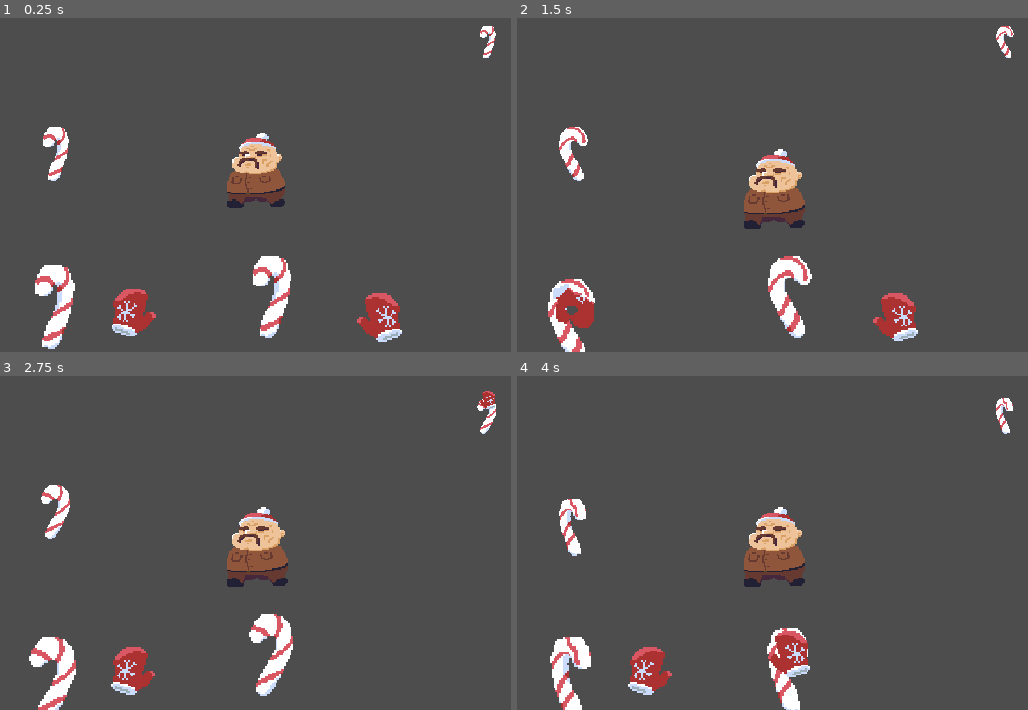
Above: before the commit, frames 1-4 (two rows, left to right).
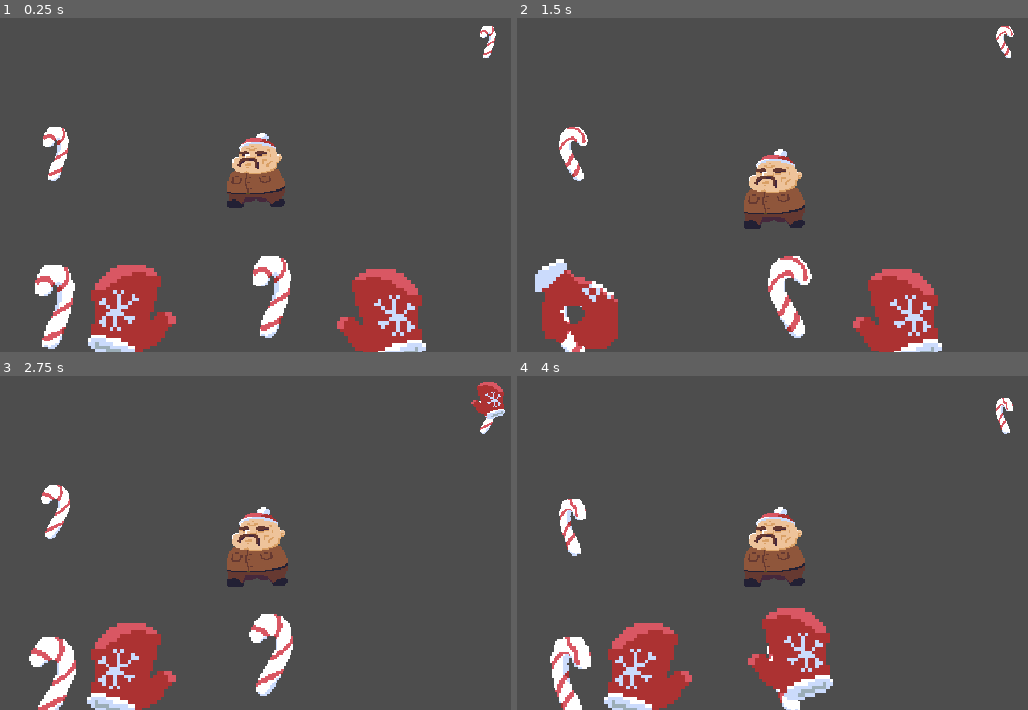
Above: after the commit, the same moments.

Repository: ryan-druffel/game-jam-dec-2024
Game: Godot game, scene res://world/world.tscn
Same seed, same stepped clock (60 frames per second), same inputs: the game is played once before the commit and once after it.
Inputs (mouse positions are in pixels of both pictures, inside the frame that each line leads up to):
- Up to frame 1 (0.25 s): no input
- Up to frame 2 (1.5 s): move the mouse to (772, 171) at 0.52 s; click (772, 171) at 0.67 s; move the mouse to (568, 305) at 1.27 s; click (568, 305) at 1.42 s
- Up to frame 3 (2.75 s): move the mouse to (485, 399) at 2.02 s; click (485, 399) at 2.17 s
- Up to frame 4 (4 s): move the mouse to (573, 512) at 2.77 s; click (573, 512) at 2.92 s; move the mouse to (787, 653) at 3.52 s; click (787, 653) at 3.67 s

The runs differ from the first frame. In frame 1, 5.5% of the frame differs, in the area x 17-84%, y 73-100%; in frame 2, 5.2%; in frame 3, 3.3%; in frame 4, 5.5%.

Commit message:
Utility for scaling stuff vertically

Diff:
--- a/dumptruck-dave/characters/player/player_hands.tscn
+++ b/dumptruck-dave/characters/player/player_hands.tscn
@@ -32,6 +32,7 @@
 
 [node name="HandSprite" type="AnimatedSprite2D" parent="LeftHandZone/LeftHand"]
 z_index = 5
+scale = Vector2(2, 2)
 sprite_frames = ExtResource("2_bjcib")
 animation = &"idle"
 
@@ -58,7 +59,7 @@
 [node name="HandSprite" type="AnimatedSprite2D" parent="RightHandZone/RightHand"]
 z_index = 5
 rotation = 3.14159
-scale = Vector2(1, -1)
+scale = Vector2(2, -2)
 sprite_frames = ExtResource("2_bjcib")
 animation = &"idle"
 autoplay = "idle"
--- a/dumptruck-dave/utilities.gd
+++ b/dumptruck-dave/utilities.gd
@@ -1,6 +1,11 @@
 class_name Utilities
 
 const MAX_FOLLOW_SPEED : float = 20;
+
+# Iso stuff
+const MIN_SCALE	: float =	0.5;
+const MAX_SCALE	: float =	2;
+const SCREEN_SIZE_Y : float = 360;
 
 # Called when the node enters the scene tree for the first time.
 func _ready():
@@ -23,3 +28,8 @@
 static func smoothedMoveCarryThing(target : Vector2, current : Vector2):
 	var change : Vector2 = Utilities.logSmoothVector2(target, current, 0.05);
 	return change if change.length() < MAX_FOLLOW_SPEED else MAX_FOLLOW_SPEED * (target - current);
+
+static func get_scale_with_screen_factor(vert_screen_position : float) -> float:
+	var screen_frac : float = (vert_screen_position / SCREEN_SIZE_Y);
+	var scale_to : float = screen_frac * (MAX_SCALE - MIN_SCALE) + MIN_SCALE
+	return scale_to
--- a/dumptruck-dave/world/make_parent_look_iso.gd
+++ b/dumptruck-dave/world/make_parent_look_iso.gd
@@ -1,11 +1,6 @@
 extends Node2D
 
 @export var scale_this : Node2D;
-
-const MIN_SCALE	: float =	0.5;
-const MAX_SCALE	: float =	2;
-
-const SCREEN_SIZE_Y : float = 360;
 
 # Called when the node enters the scene tree for the first time.
 func _ready():
@@ -15,6 +10,5 @@
 # Called every frame. 'delta' is the elapsed time since the previous frame.
 func _process(delta):
 	if scale_this:
-		var screen_frac : float = ((scale_this.get_global_transform_with_canvas().get_origin().y) / SCREEN_SIZE_Y);
-		var scale_to : float = screen_frac * (MAX_SCALE - MIN_SCALE) + MIN_SCALE
+		var scale_to : float = Utilities.get_scale_with_screen_factor(scale_this.get_global_transform_with_canvas().get_origin().y)
 		scale_this.scale = (Vector2(scale_to, scale_to))
Not shown, added: dumptruck-dave/characters/elf/Profile.png.import
